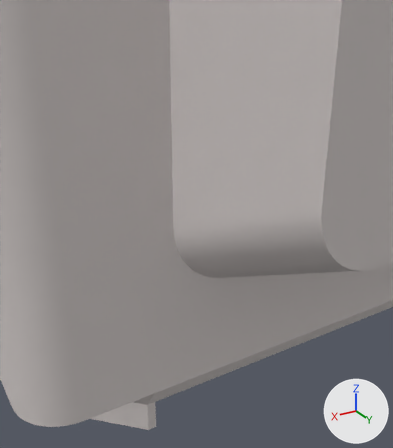
A saved change to the glTF model src/assets/models/kv1400.glb.
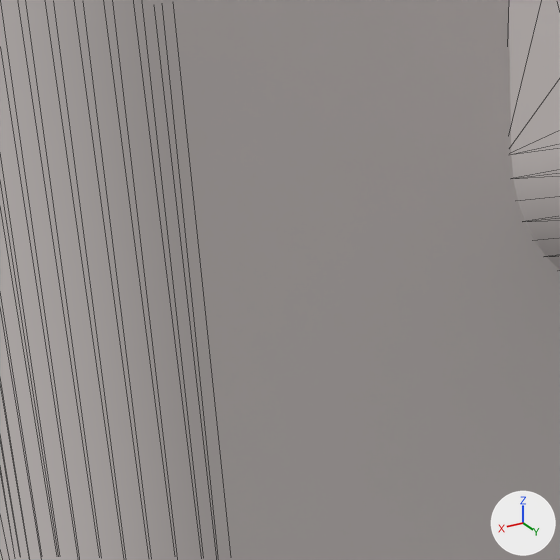
Each version is shown from a 50 mm camera at (0.1993, 0.2924, 0.191) aimed at (0.12, 0.1602, 0.1249), then close up on the part from 0% to 48% of the width and 39% to 82% of the height. Every picture has the same lights, and +X, +Y and +Z are marked at lower right. The last two pictures show the newer version. The close-ups show mesh edges as thin lines. Where no turn or scale is listed for an object, it has been applied to the vertices.

Objects in the first close-up: 'cabinet', 'rear-cover'.
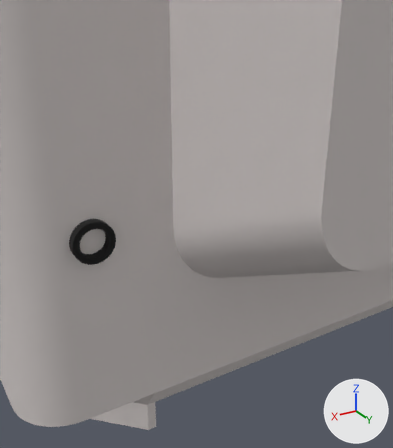
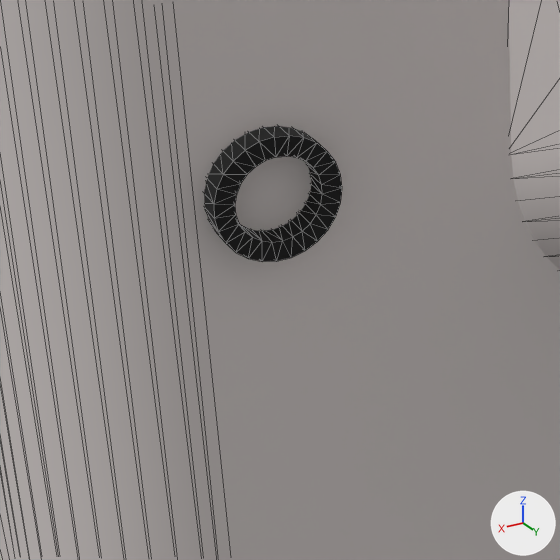
The change, as a list of edits to the scene's bpy script:
```text
Add me_aerial_socket:
    me_aerial_socket.from_pydata(...)  # 106 vertices, 212 faces; spans x 0.14151..0.15549, y 0.1435..0.1475, z 0.11305..0.127
    me_aerial_socket.materials.append(mat_inside)  # black #141414
Add ob_aerial_socket:
    ob_aerial_socket = bpy.data.objects.new('aerial-socket', me_aerial_socket)
    ob_aerial_socket.location = (0.0, 0.0, 0.0)
```

Boxes [x1, y1, x2, y2] around the edits, measured in the close-ups (560 x 560 px):
'aerial-socket', added (black): after [204, 126, 342, 262]
